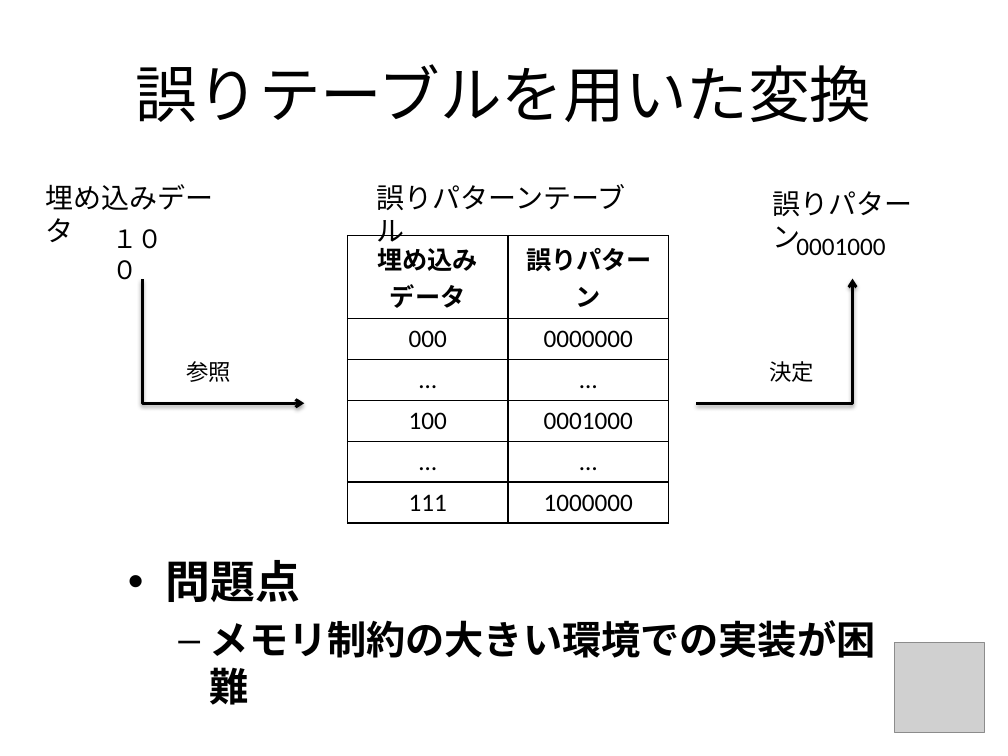
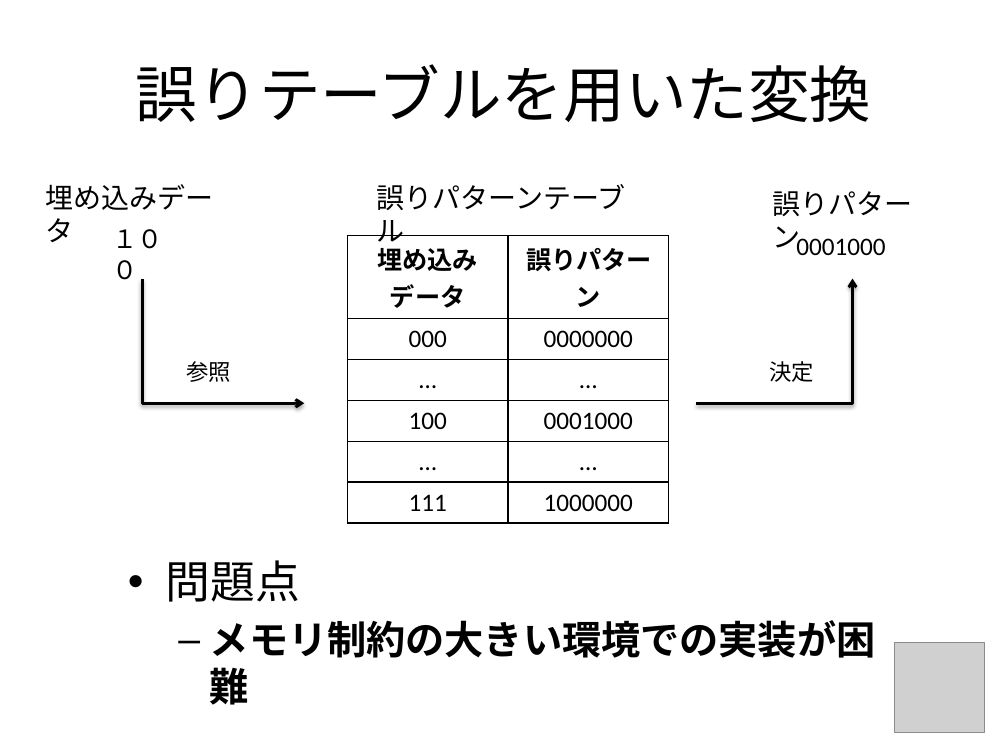
Before and after one commit to sakuna63/TestForCodingWithCostFunction, a slide deck: slide 5 of documents/MidtermReport/slide/j0929.pptx. Drawn at 1008x756 pixels with LibreOffice and Linux fonts; fonts in the diff are those of the drawing; grey boxes stand for pictures. Boxes give left, top, right and bottom in pixels: in the first picture for what was removed or moved away, otherwise in the second. Text is boxed around its words. In the diff, an @@ line names an element or a change of style, - is before the commit and + after.

```diff
--- a/documents/MidtermReport/slide/j0929.pptx
+++ b/documents/MidtermReport/slide/j0929.pptx
@@ text at (166, 560, 300, 602): bold off in "問題点" @@
```
Also in this commit, not shown: 5 other slides changed, 3 slides added, 4 slides removed.
